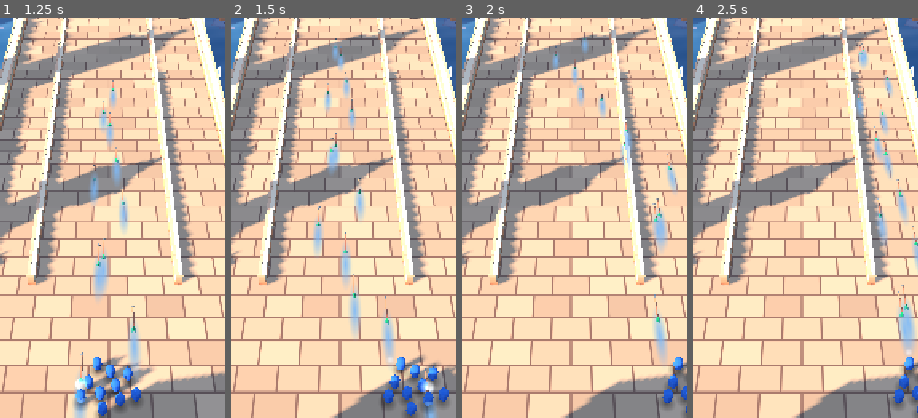
Above: before the commit, frames 1-4 (left to right).
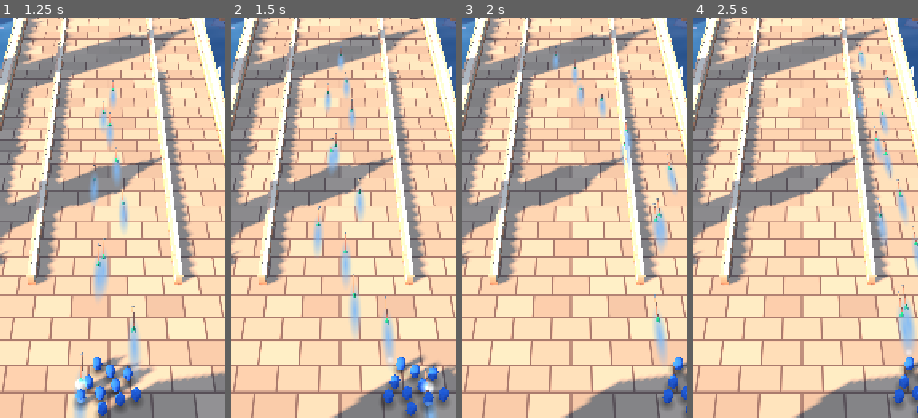
Above: after the commit, the same moments.

Repository: solutionsunity/gunlord
Game: Godot game, scene res://main.tscn
Same seed, same stepped clock (60 frames per second), same inputs: the game is played once before the commit and once after it.
Inputs (mouse positions are % of the whole screen's width and height, from its top left):
- Up to frame 1 (1.25 s): click "1" at 0.5 s
- Up to frame 2 (1.5 s): tap Enter at 1.25, 1.35 s; move the mouse to (72, 45) at 1.27 s; hold Right (ui_right) from 1.28 s (still down); click (72, 45) at 1.42 s
- Up to frame 3 (2 s): keep holding Right (ui_right)
- Up to frame 4 (2.5 s): release Right (ui_right) at 2 s; drag from (30, 55) to (45, 70) at 2.02 s
The pictures show only the part of the screen within x 26-76%, y 34-84%; the shares and areas given below are measured in that part.

Frame 1 is identical in both runs. In frame 2, less than 0.1% of the frame differs, in the area x 44-48%, y 5-11%; in frame 3, 0.1%, in the area x 53-57%, y 3-9%; in frame 4, less than 0.1%.

Commit message:
Each weapon its own reach
The four weapons reached 22 to 30 metres: too close to tell apart. Now the
gatling shreds what is close (18 m), the crossbow covers the middle (26),
the cannon lobs far (34) and the gun picks off the distant (40). The map is
re-forged with the commits that follow.

Diff:
--- a/src/content/content.gd
+++ b/src/content/content.gd
@@ -2,24 +2,27 @@
 extends RefCounted
 ## The roster. Weapons are listed centre-first: the formation places earlier
 ## weapons in the middle of the squad, so contact losses take later ones first.
+## Reach sets each weapon's role: the gatling shreds what is close (18 m), the
+## crossbow covers the middle (26 m), the cannon lobs far (34 m), and the gun
+## picks off what is still distant (40 m).
 
 
 static func weapons() -> Array[WeaponDef]:
 	var list: Array[WeaponDef] = [
 		_weapon(&"cannon", "Cannon", {
 			damage = 10.0, fire_rate = 0.5, aim = WeaponDef.Aim.AUTO, splash = 2.2,
-			reach = 26.0, projectile_speed = 24.0, color = Color("f2a516"), size = 1.5, model = &"cannon", projectile = &"ball",
+			reach = 34.0, projectile_speed = 24.0, color = Color("f2a516"), size = 1.5, model = &"cannon", projectile = &"ball",
 		}),
 		_weapon(&"gatling", "Gatling", {
 			damage = 1.0, fire_rate = 9.0, aim = WeaponDef.Aim.AUTO, jitter = 4.0,
-			reach = 22.0, projectile_speed = 45.0, color = Color("b05cf0"), size = 1.15, model = &"gatlinger", projectile = &"tracer",
+			reach = 18.0, projectile_speed = 45.0, color = Color("b05cf0"), size = 1.15, model = &"gatlinger", projectile = &"tracer",
 		}),
 		_weapon(&"gun", "Gun", {
 			damage = 2.0, fire_rate = 2.5, pierce = 1,
-			reach = 30.0, projectile_speed = 50.0, color = Color("3fd1c9"), model = &"gunner", projectile = &"tracer",
+			reach = 40.0, projectile_speed = 50.0, color = Color("3fd1c9"), model = &"gunner", projectile = &"tracer",
 		}),
 		_weapon(&"crossbow", "Crossbow", {
-			damage = 1.0, fire_rate = 1.5, reach = 28.0, projectile_speed = 32.0, color = Color("4d8df7"),
+			damage = 1.0, fire_rate = 1.5, reach = 26.0, projectile_speed = 32.0, color = Color("4d8df7"),
 			model = &"crossbowman", projectile = &"bolt",
 		}),
 	]
Not shown, changed: DESIGN.md
